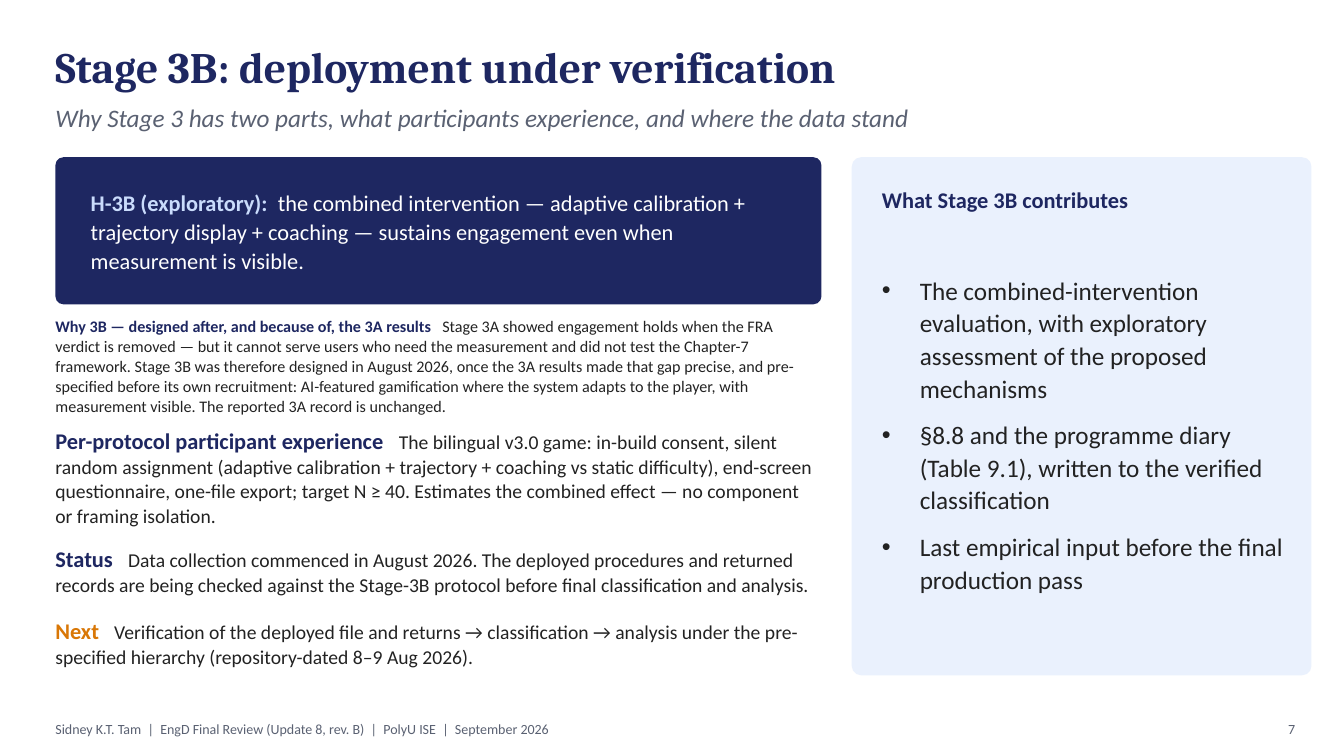
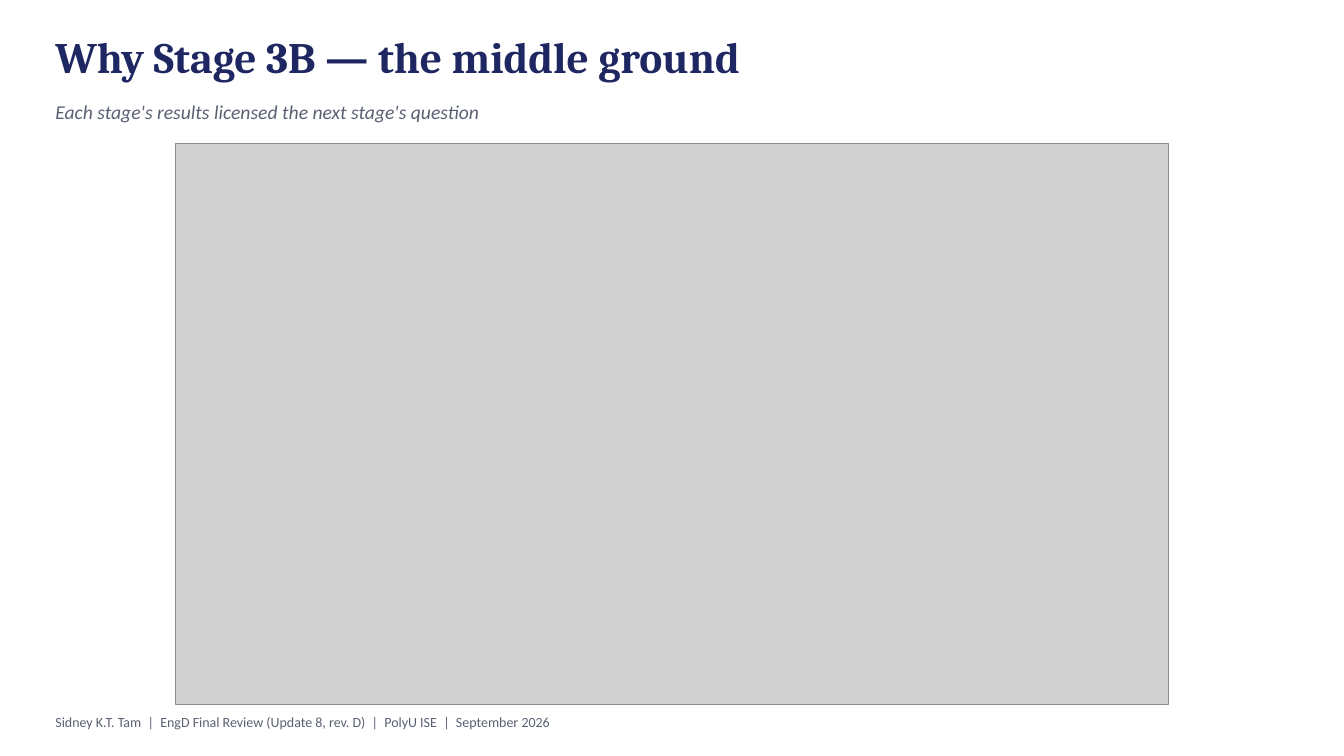
Before and after one commit to leicatam/gamification, a slide deck: slide 8 of docs/presentations/EngD_Update_8_Final_Review_September2026_revD.pptx. Drawn at 1344x756 pixels with LibreOffice and Linux fonts; fonts in the diff are those of the drawing; grey boxes stand for pictures; background and template pictures are left out. Boxes give left, top, right and bottom in pixels: in the first picture for what was removed or moved away, otherwise in the second. Text is boxed around its words. In the diff, an @@ line names an element or a change of style, - is before the commit and + after.

```diff
--- a/docs/presentations/EngD_Update_8_Final_Review_September2026_revD.pptx
+++ b/docs/presentations/EngD_Update_8_Final_Review_September2026_revD.pptx
@@ text at bbox=[55, 42, 739, 83]: text changed @@
-Stage 3B: deployment under verification
+Why Stage 3B — the middle ground
@@ vertical alignment middle to top in 3 elements at bbox=[55, 717, 550, 730], bbox=[55, 42, 739, 83], bbox=[55, 105, 479, 123] @@
@@ text at bbox=[55, 105, 479, 123]: text changed; size 18 to 14 pt @@
-Why Stage 3 has two parts, what participants experience, and where the data stand
+Each stage's results licensed the next stage's question
@@ picture added at bbox=[175, 143, 1169, 704] @@
@@ rounded rectangle removed at bbox=[55, 157, 822, 304] @@
@@ rounded rectangle removed at bbox=[852, 157, 1312, 676] @@
@@ text removed at bbox=[91, 194, 729, 269] @@
-H-3B (exploratory): the combined intervention — adaptive calibration + trajectory display + coaching — sustains engagement even when measurement is visible.
@@ text removed at bbox=[882, 192, 1128, 212] @@
-What Stage 3B contributes
@@ text removed at bbox=[920, 282, 1282, 593] @@
-• The combined-intervention evaluation, with exploratory assessment of the proposed mechanisms
-• §8.8 and the programme diary (Table 9.1), written to the verified classification
-• Last empirical input before the final production pass
@@ text removed at bbox=[55, 320, 794, 415] @@
-Why 3B — designed after, and because of, the 3A results Stage 3A showed engagement holds when the FRA verdict is removed — but it cannot serve users who need the measurement and did not test the Chapter-7 framework. Stage 3B was therefore designed in August 2026, once the 3A results made that gap precise, and pre-specified before its own recruitment: AI-featured gamification where the system adapts to the player, with measurement visible. The reported 3A record is unchanged.
@@ text removed at bbox=[55, 433, 812, 527] @@
-Per-protocol participant experience The bilingual v3.0 game: in-build consent, silent random assignment (adaptive calibration + trajectory + coaching vs static difficulty), end-screen questionnaire, one-file export; target N ≥ 40. Estimates the combined effect — no component or framing isolation.
@@ text removed at bbox=[55, 552, 808, 596] @@
-Status Data collection commenced in August 2026. The deployed procedures and returned records are being checked against the Stage-3B protocol before final classification and analysis.
@@ text removed at bbox=[55, 624, 798, 668] @@
-Next Verification of the deployed file and returns → classification → analysis under the pre-specified hierarchy (repository-dated 8–9 Aug 2026).
@@ text at bbox=[55, 717, 550, 730]: text changed @@
-Sidney K.T. Tam | EngD Final Review (Update 8, rev. B) | PolyU ISE | September 2026
+Sidney K.T. Tam | EngD Final Review (Update 8, rev. D) | PolyU ISE | September 2026
@@ text removed at bbox=[1288, 725, 1295, 734] @@
-7
```
Also in this commit, not shown: 1 slide added.
